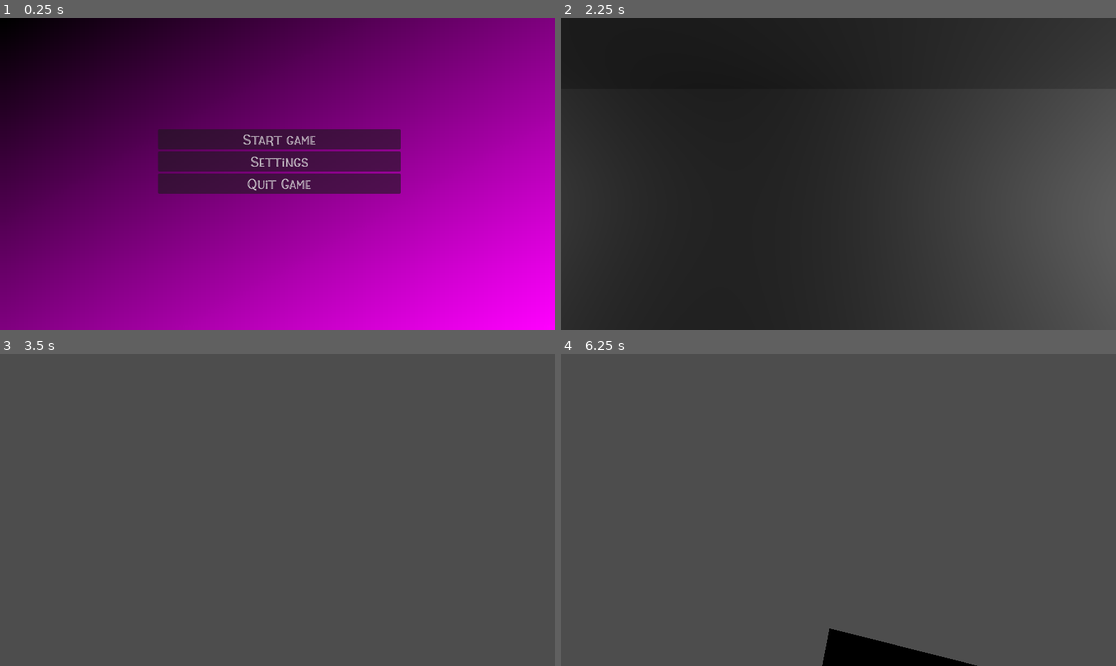
Above: before the commit, frames 1-4 (two rows, left to right).
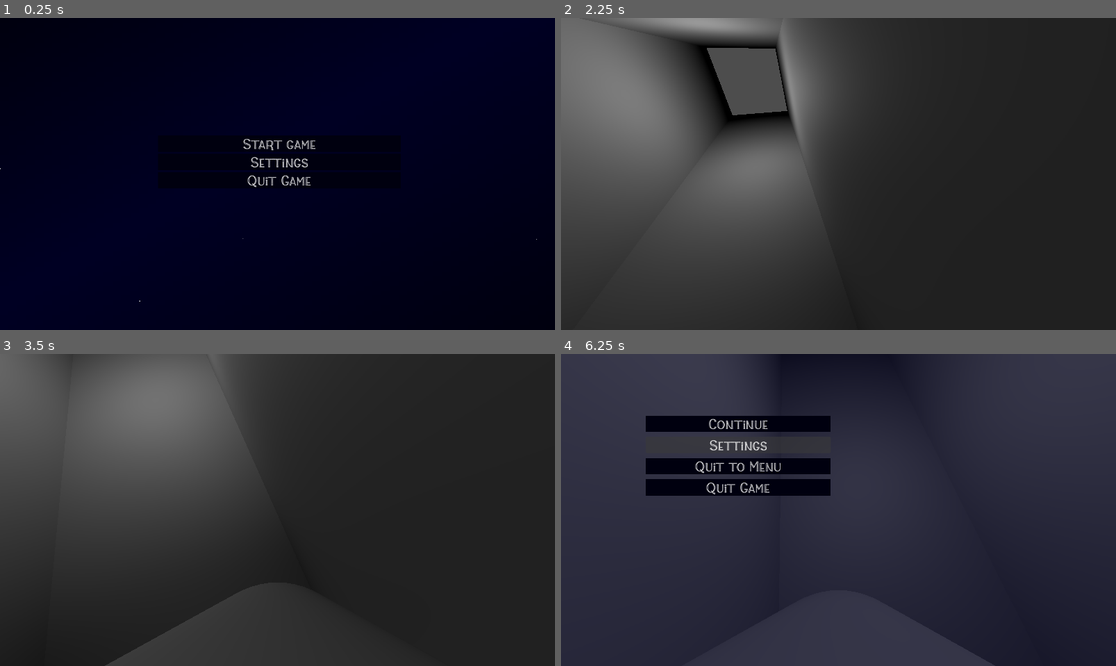
Above: after the commit, the same moments.

Repository: JoonaKhr/3DSpook
Game: Godot game, scene res://Scenes/menu.tscn
Same seed, same stepped clock (60 frames per second), same inputs: the game is played once before the commit and once after it.
Inputs (mouse positions are in pixels of both pictures, inside the frame that each line leads up to):
- Up to frame 1 (0.25 s): no input
- Up to frame 2 (2.25 s): click "Settings" at 0.5 s; click "Start game" at 1.25 s; tap Enter (ui_accept) at 2 s; move the mouse to (960, 158) at 2.02 s; hold D (right) from 2.03 s (still down); click (960, 158) at 2.17 s
- Up to frame 3 (3.5 s): tap Enter (ui_accept) at 2.27, 3.02 s; move the mouse to (249, 510) at 2.77 s; release D (right) at 2.78 s; hold W (forwards) from 2.78 s (still down)
- Up to frame 4 (6.25 s): tap Enter (ui_accept) at 3.5, 4.52, 5.27 s; move the mouse to (849, 503) at 3.52 s; move the mouse to (832, 516) at 4.27 s; move the mouse to (877, 513) at 5.02 s; tap Escape (ui_cancel) at 5.65 s; release W (forwards) at 5.75 s; click (838, 444) at 5.75 s, where only the run after the commit has a clickable "Settings"

The runs differ from the first frame. In frame 1, 98% of the frame differs, in the area x 0-100%, y 0-100%; in frame 2, 56%; in frame 3, 74%; in frame 4, 89%.

Commit message:
Pausemenu and some sounds implemented

Diff:
--- a/Scenes/PlayerScene.tscn
+++ b/Scenes/PlayerScene.tscn
@@ -1,6 +1,7 @@
-[gd_scene load_steps=4 format=3 uid="uid://c0diii2blledv"]
+[gd_scene load_steps=5 format=3 uid="uid://c0diii2blledv"]
 
 [ext_resource type="Script" path="res://Scripts/PlayerController.gd" id="1_c4xhs"]
+[ext_resource type="PackedScene" uid="uid://bqy33rwx6p2gu" path="res://Scenes/pausemenu.tscn" id="2_c0kcq"]
 
 [sub_resource type="CapsuleShape3D" id="CapsuleShape3D_0j8gy"]
 
@@ -8,6 +9,10 @@
 
 [node name="CharacterBody3D" type="CharacterBody3D"]
 script = ExtResource("1_c4xhs")
+
+[node name="pausemenu" parent="." instance=ExtResource("2_c0kcq")]
+visible = false
+menu = "res://Scenes/menu.tscn"
 
 [node name="CollisionShape3D" type="CollisionShape3D" parent="."]
 shape = SubResource("CapsuleShape3D_0j8gy")
--- a/Scenes/menu.tscn
+++ b/Scenes/menu.tscn
@@ -1,19 +1,15 @@
 [gd_scene load_steps=11 format=3 uid="uid://1jqm8vepx55q"]
 
-[ext_resource type="FontFile" uid="uid://fq1ry0peb8j6" path="res://Resources/WitchkinFree.otf" id="1_u620l"]
+[ext_resource type="Theme" uid="uid://boqcldsrhupj6" path="res://default_theme.tres" id="1_lt8fm"]
 [ext_resource type="Script" path="res://Scripts/menu.gd" id="1_x7whk"]
 [ext_resource type="PackedScene" uid="uid://dlvvc6xxkthxq" path="res://Scenes/Objects/volume.tscn" id="3_6ojtw"]
 [ext_resource type="AudioStream" uid="uid://dbtl0kyfe47kg" path="res://Resources/Music/Ambient Nothingness Main.ogg" id="4_1j1xb"]
-
-[sub_resource type="StyleBoxEmpty" id="StyleBoxEmpty_6jsko"]
-
-[sub_resource type="Theme" id="Theme_j1vl8"]
-default_font = ExtResource("1_u620l")
-default_font_size = 30
-Button/styles/focus = SubResource("StyleBoxEmpty_6jsko")
+[ext_resource type="AudioStream" uid="uid://bba02f6mmvqbo" path="res://Resources/SFX/Update Sine.ogg" id="5_3vtl6"]
+[ext_resource type="AudioStream" uid="uid://yerj1h6istbe" path="res://Resources/SFX/Accepting Key.ogg" id="6_pm2ty"]
 
 [sub_resource type="Gradient" id="Gradient_wsycn"]
-colors = PackedColorArray(0, 0, 0, 1, 1, 0, 1, 1)
+offsets = PackedFloat32Array(0, 0.451613, 1)
+colors = PackedColorArray(0, 0, 0.0588235, 1, 0, 0, 0.141176, 1, 0, 0, 0.0588235, 1)
 
 [sub_resource type="GradientTexture2D" id="GradientTexture2D_7vqux"]
 gradient = SubResource("Gradient_wsycn")
@@ -66,12 +62,12 @@
 
 [node name="Menu" type="Control"]
 layout_mode = 3
+anchors_preset = 15
 anchor_right = 1.0
-anchor_bottom = 0.988
-offset_bottom = -0.223999
+anchor_bottom = 1.0
 grow_horizontal = 2
 grow_vertical = 2
-theme = SubResource("Theme_j1vl8")
+theme = ExtResource("1_lt8fm")
 script = ExtResource("1_x7whk")
 level = "res://Scenes/node_3d.tscn"
 
@@ -80,6 +76,16 @@
 offset_right = 1152.0
 offset_bottom = 648.0
 texture = SubResource("GradientTexture2D_7vqux")
+
+[node name="stars" type="CPUParticles2D" parent="."]
+amount = 75
+lifetime = 5.0
+preprocess = 1.0
+emission_shape = 3
+emission_rect_extents = Vector2(1152, 648)
+gravity = Vector2(0, 0)
+scale_amount_min = 0.5
+scale_amount_max = 2.0
 
 [node name="BtnCont" type="VBoxContainer" parent="."]
 layout_mode = 1
@@ -89,9 +95,9 @@
 anchor_right = 0.722
 anchor_bottom = 0.716
 offset_left = -0.320007
-offset_top = -2.08
+offset_top = -3.856
 offset_right = 0.271484
-offset_bottom = -2.24002
+offset_bottom = -4.01602
 grow_horizontal = 2
 grow_vertical = 2
 alignment = 1
@@ -157,7 +163,7 @@
 
 [node name="Apply" type="Button" parent="SettingsPanel/HBoxContainer"]
 layout_mode = 2
-text = "Apply"
+text = " Apply "
 
 [node name="VSeparator" type="VSeparator" parent="SettingsPanel/HBoxContainer"]
 modulate = Color(1, 1, 1, 0)
@@ -166,7 +172,7 @@
 
 [node name="Close" type="Button" parent="SettingsPanel/HBoxContainer"]
 layout_mode = 2
-text = "Close"
+text = " Close "
 
 [node name="MenuAnimations" type="AnimationPlayer" parent="."]
 libraries = {
@@ -177,6 +183,14 @@
 stream = ExtResource("4_1j1xb")
 autoplay = true
 bus = &"Music"
+
+[node name="button" type="AudioStreamPlayer" parent="."]
+stream = ExtResource("5_3vtl6")
+bus = &"Sfx"
+
+[node name="apply" type="AudioStreamPlayer" parent="."]
+stream = ExtResource("6_pm2ty")
+bus = &"Sfx"
 
 [connection signal="mouse_exited" from="BtnCont/Start" to="." method="_on_btn_mouse_exited"]
 [connection signal="pressed" from="BtnCont/Start" to="." method="_on_start_pressed"]
--- a/Scenes/node_3d.tscn
+++ b/Scenes/node_3d.tscn
@@ -51,6 +51,7 @@
 mesh = SubResource("BoxMesh_l60q6")
 
 [node name="CharacterBody3D" parent="." instance=ExtResource("1_xlapj")]
+transform = Transform3D(-4.37114e-08, 0, 1, 0, 1, 0, -1, 0, -4.37114e-08, 0, 0, 0)
 
 [node name="OmniLight3D" type="OmniLight3D" parent="."]
 transform = Transform3D(1, 0, 0, 0, 1, 0, 0, 0, 1, 4.32857, 0, 0)
--- /dev/null
+++ b/Scenes/pausemenu.tscn
@@ -0,0 +1,183 @@
+[gd_scene load_steps=8 format=3 uid="uid://bqy33rwx6p2gu"]
+
+[ext_resource type="Theme" uid="uid://boqcldsrhupj6" path="res://default_theme.tres" id="1_0x5o3"]
+[ext_resource type="Script" path="res://Scripts/pausemenu.gd" id="2_4djrw"]
+[ext_resource type="PackedScene" uid="uid://dlvvc6xxkthxq" path="res://Scenes/Objects/volume.tscn" id="3_ylkwo"]
+[ext_resource type="AudioStream" uid="uid://bba02f6mmvqbo" path="res://Resources/SFX/Update Sine.ogg" id="4_5n300"]
+[ext_resource type="AudioStream" uid="uid://yerj1h6istbe" path="res://Resources/SFX/Accepting Key.ogg" id="5_1x4ol"]
+
+[sub_resource type="Animation" id="Animation_axrf0"]
+resource_name = "settings"
+length = 1.5
+tracks/0/type = "value"
+tracks/0/imported = false
+tracks/0/enabled = true
+tracks/0/path = NodePath("Panel/BtnCont:position")
+tracks/0/interp = 1
+tracks/0/loop_wrap = true
+tracks/0/keys = {
+"times": PackedFloat32Array(0, 1.5),
+"transitions": PackedFloat32Array(0.3, 2),
+"update": 0,
+"values": [Vector2(384, 128), Vector2(70, 128)]
+}
+tracks/1/type = "value"
+tracks/1/imported = false
+tracks/1/enabled = true
+tracks/1/path = NodePath("Panel/Panel:visible")
+tracks/1/interp = 1
+tracks/1/loop_wrap = true
+tracks/1/keys = {
+"times": PackedFloat32Array(0, 0.6),
+"transitions": PackedFloat32Array(1, 1),
+"update": 0,
+"values": [false, true]
+}
+tracks/2/type = "value"
+tracks/2/imported = false
+tracks/2/enabled = true
+tracks/2/path = NodePath("Panel/Panel:modulate")
+tracks/2/interp = 1
+tracks/2/loop_wrap = true
+tracks/2/keys = {
+"times": PackedFloat32Array(0.6, 1.2, 1.5),
+"transitions": PackedFloat32Array(1, 1, 1),
+"update": 0,
+"values": [Color(1, 1, 1, 0), Color(1, 1, 1, 0.301961), Color(1, 1, 1, 1)]
+}
+
+[sub_resource type="AnimationLibrary" id="AnimationLibrary_ibg1q"]
+_data = {
+"settings": SubResource("Animation_axrf0")
+}
+
+[node name="pausemenu" type="Control"]
+process_mode = 3
+layout_mode = 3
+anchors_preset = 15
+anchor_right = 1.0
+anchor_bottom = 1.0
+grow_horizontal = 2
+grow_vertical = 2
+theme = ExtResource("1_0x5o3")
+script = ExtResource("2_4djrw")
+
+[node name="Panel" type="Panel" parent="."]
+layout_mode = 0
+offset_right = 1152.0
+offset_bottom = 648.0
+
+[node name="BtnCont" type="VBoxContainer" parent="Panel"]
+layout_mode = 1
+anchors_preset = 8
+anchor_left = 0.5
+anchor_top = 0.5
+anchor_right = 0.5
+anchor_bottom = 0.5
+offset_left = -192.0
+offset_top = -196.0
+offset_right = 192.002
+offset_bottom = 124.0
+grow_horizontal = 2
+grow_vertical = 2
+theme_override_constants/separation = 10
+metadata/_edit_lock_ = true
+
+[node name="Continue" type="Button" parent="Panel/BtnCont"]
+layout_mode = 2
+text = "Continue"
+metadata/_edit_lock_ = true
+
+[node name="Settings" type="Button" parent="Panel/BtnCont"]
+layout_mode = 2
+text = "Settings"
+metadata/_edit_lock_ = true
+
+[node name="QuitMenu" type="Button" parent="Panel/BtnCont"]
+layout_mode = 2
+text = "Quit to Menu"
+metadata/_edit_lock_ = true
+
+[node name="QuitGame" type="Button" parent="Panel/BtnCont"]
+layout_mode = 2
+text = "Quit Game"
+metadata/_edit_lock_ = true
+
+[node name="Panel" type="Panel" parent="Panel"]
+visible = false
+modulate = Color(1, 1, 1, 0)
+layout_mode = 0
+offset_left = 576.0
+offset_right = 1152.0
+offset_bottom = 648.0
+
+[node name="VolumeCont" type="VBoxContainer" parent="Panel/Panel"]
+layout_mode = 0
+offset_left = 64.0
+offset_top = 64.0
+offset_right = 512.0
+offset_bottom = 448.0
+
+[node name="MasterLbl" type="Label" parent="Panel/Panel/VolumeCont"]
+layout_mode = 2
+text = "Master Volume"
+
+[node name="Master" parent="Panel/Panel/VolumeCont" instance=ExtResource("3_ylkwo")]
+layout_mode = 2
+bus_name = "Master"
+
+[node name="MusicLbl" type="Label" parent="Panel/Panel/VolumeCont"]
+layout_mode = 2
+text = "Music Volume"
+
+[node name="Music" parent="Panel/Panel/VolumeCont" instance=ExtResource("3_ylkwo")]
+layout_mode = 2
+bus_name = "Music"
+
+[node name="SfxLbl" type="Label" parent="Panel/Panel/VolumeCont"]
+layout_mode = 2
+text = "Sound Effect Volume"
+
+[node name="Sfx" parent="Panel/Panel/VolumeCont" instance=ExtResource("3_ylkwo")]
+layout_mode = 2
+bus_name = "Sfx"
+
+[node name="BtnCont" type="HBoxContainer" parent="Panel/Panel"]
+layout_mode = 0
+offset_left = 64.0
+offset_top = 536.0
+offset_right = 512.0
+offset_bottom = 576.0
+
+[node name="Apply" type="Button" parent="Panel/Panel/BtnCont"]
+layout_mode = 2
+text = " Apply "
+
+[node name="VSeparator" type="VSeparator" parent="Panel/Panel/BtnCont"]
+modulate = Color(1, 1, 1, 0)
+layout_mode = 2
+size_flags_horizontal = 3
+
+[node name="Close" type="Button" parent="Panel/Panel/BtnCont"]
+layout_mode = 2
+text = " Close "
+
+[node name="AnimationPlayer" type="AnimationPlayer" parent="."]
+libraries = {
+"": SubResource("AnimationLibrary_ibg1q")
+}
+
+[node name="button" type="AudioStreamPlayer" parent="."]
+stream = ExtResource("4_5n300")
+bus = &"Sfx"
+
+[node name="apply" type="AudioStreamPlayer" parent="."]
+stream = ExtResource("5_1x4ol")
+bus = &"Sfx"
+
+[connection signal="pressed" from="Panel/BtnCont/Continue" to="." method="_on_continue_pressed"]
+[connection signal="pressed" from="Panel/BtnCont/Settings" to="." method="_on_settings_pressed"]
+[connection signal="pressed" from="Panel/BtnCont/QuitMenu" to="." method="_on_quit_menu_pressed"]
+[connection signal="pressed" from="Panel/BtnCont/QuitGame" to="." method="_on_quit_game_pressed"]
+[connection signal="pressed" from="Panel/Panel/BtnCont/Apply" to="." method="_on_apply_pressed"]
+[connection signal="pressed" from="Panel/Panel/BtnCont/Close" to="." method="_on_close_pressed"]
--- a/Scripts/PlayerController.gd
+++ b/Scripts/PlayerController.gd
@@ -7,15 +7,19 @@
 var rot_x = 0
 var rot_y = 0
 
+
+func _ready():
+	Input.set_mouse_mode(Input.MOUSE_MODE_CAPTURED)
+
+
 func _input(event):
 	if event is InputEventMouseButton:
 		Input.set_mouse_mode(Input.MOUSE_MODE_CAPTURED)
-	if event.is_action_pressed("ui_cancel"):
-		Input.set_mouse_mode(Input.MOUSE_MODE_VISIBLE)
 	if event is InputEventMouseMotion and Input.get_mouse_mode() == Input.MOUSE_MODE_CAPTURED:
 		rotate_y(-event.relative.x * 0.02)
 		$Pivot.rotate_x(-event.relative.y * 0.02)
 		$Pivot.rotation.x = clamp($Pivot.rotation.x, -1.2, 1.2)
+
 
 
 # Get the gravity from the project settings to be synced with RigidBody nodes.
--- a/Scripts/menu.gd
+++ b/Scripts/menu.gd
@@ -8,11 +8,6 @@
 func _ready():
 	ResourceLoader.load_threaded_request(level)
 
-
-# Called every frame. 'delta' is the elapsed time since the previous frame.
-func _process(_delta):
-	pass
-
 func _on_start_pressed():
 	get_tree().change_scene_to_file(level)
 
@@ -20,11 +15,11 @@
 	get_tree().quit()
 
 func _on_settings_pressed():
+	btn_sfx()
 	if $SettingsPanel.is_visible_in_tree():
 		$MenuAnimations.play_backwards("Settings")
 	else:
 		$MenuAnimations.play("Settings")
-
 
 func _on_apply_pressed():
 	config.set_value("volume", "Master", $SettingsPanel/VolumeCont/Master.value)
@@ -32,11 +27,16 @@
 	config.set_value("volume", "Sfx", $SettingsPanel/VolumeCont/Sfx.value)
 
 	config.save("user://settings.ini")
+	$apply.play()
 
 
 func _on_close_pressed():
+	btn_sfx()
 	$MenuAnimations.play_backwards("Settings")
 
 
 func _on_btn_mouse_exited():
 	release_focus()
+
+func btn_sfx():
+	$button.play()
--- /dev/null
+++ b/Scripts/pausemenu.gd
@@ -0,0 +1,56 @@
+extends Control
+
+@export_file("*tscn") var menu
+
+var config = ConfigFile.new()
+
+func _input(event):
+	if event.is_action_pressed("ui_cancel"):
+		btn_sfx()
+		if !get_tree().paused:
+			$".".visible = true
+			Input.set_mouse_mode(Input.MOUSE_MODE_VISIBLE)
+			get_tree().paused = true
+		else:
+			$".".visible = false
+			Input.set_mouse_mode(Input.MOUSE_MODE_CAPTURED)
+			get_tree().paused = false
+
+func _on_continue_pressed():
+	btn_sfx()
+	$".".visible = false
+	get_tree().paused = false
+	Input.set_mouse_mode(Input.MOUSE_MODE_CAPTURED)
+
+func _on_quit_menu_pressed():
+	$".".visible = false
+	get_tree().paused = false
+	ResourceLoader.load_threaded_request(menu)
+	get_tree().change_scene_to_file(menu)
+
+func _on_apply_pressed():
+	config.set_value("volume", "Master", $Panel/Panel/VolumeCont/Master.value)
+	config.set_value("volume", "Music", $Panel/Panel/VolumeCont/Music.value)
+	config.set_value("volume", "Sfx", $Panel/Panel/VolumeCont/Sfx.value)
+
+	config.save("user://settings.ini")
+
+	$apply.play()
+
+
+func _on_settings_pressed():
+	btn_sfx()
+	if $Panel/Panel.is_visible_in_tree():
+		$AnimationPlayer.play_backwards("settings")
+	else:
+		$AnimationPlayer.play("settings")
+
+func _on_close_pressed():
+	btn_sfx()
+	$AnimationPlayer.play_backwards("settings")
+
+func _on_quit_game_pressed():
+	get_tree().quit()
+
+func btn_sfx():
+	$button.play()
--- /dev/null
+++ b/default_theme.tres
@@ -0,0 +1,18 @@
+[gd_resource type="Theme" load_steps=5 format=3 uid="uid://boqcldsrhupj6"]
+
+[ext_resource type="FontFile" uid="uid://fq1ry0peb8j6" path="res://Resources/WitchkinFree.otf" id="1_f4rkp"]
+
+[sub_resource type="StyleBoxEmpty" id="StyleBoxEmpty_6jsko"]
+
+[sub_resource type="StyleBoxFlat" id="StyleBoxFlat_vq3gi"]
+bg_color = Color(0, 0, 0.0588235, 1)
+
+[sub_resource type="StyleBoxFlat" id="StyleBoxFlat_hnyc3"]
+bg_color = Color(0.0392157, 0.0392157, 0.156863, 0.607843)
+
+[resource]
+default_font = ExtResource("1_f4rkp")
+default_font_size = 30
+Button/styles/focus = SubResource("StyleBoxEmpty_6jsko")
+Button/styles/normal = SubResource("StyleBoxFlat_vq3gi")
+Panel/styles/panel = SubResource("StyleBoxFlat_hnyc3")
--- a/project.godot
+++ b/project.godot
@@ -13,6 +13,7 @@
 config/name="3D Spook"
 run/main_scene="res://Scenes/menu.tscn"
 config/features=PackedStringArray("4.1", "Forward Plus")
+boot_splash/image="res://Resources/Textures/spookybg.png"
 config/icon="res://icon.svg"
 
 [input]
@@ -37,3 +38,8 @@
 "events": [Object(InputEventKey,"resource_local_to_scene":false,"resource_name":"","device":-1,"window_id":0,"alt_pressed":false,"shift_pressed":false,"ctrl_pressed":false,"meta_pressed":false,"pressed":false,"keycode":0,"physical_keycode":68,"key_label":0,"unicode":100,"echo":false,"script":null)
 ]
 }
+escape={
+"deadzone": 0.5,
+"events": [Object(InputEventKey,"resource_local_to_scene":false,"resource_name":"","device":-1,"window_id":0,"alt_pressed":false,"shift_pressed":false,"ctrl_pressed":false,"meta_pressed":false,"pressed":false,"keycode":0,"physical_keycode":4194305,"key_label":0,"unicode":0,"echo":false,"script":null)
+]
+}
Not shown, added: Resources/SFX/Accepting Key.ogg.import
Not shown, added: Resources/SFX/ONE_SHOT_CINEMATIC_EFFECT_11.ogg.import
Not shown, added: Resources/SFX/Update Sine.ogg.import
Binary file added: Resources/Textures/spookybg.png
Not shown, added: Resources/Textures/spookybg.png.import
Not shown, added: Resources/SFX/Accepting Key.ogg
Not shown, added: Resources/SFX/ONE_SHOT_CINEMATIC_EFFECT_11.ogg
Not shown, added: Resources/SFX/Update Sine.ogg
